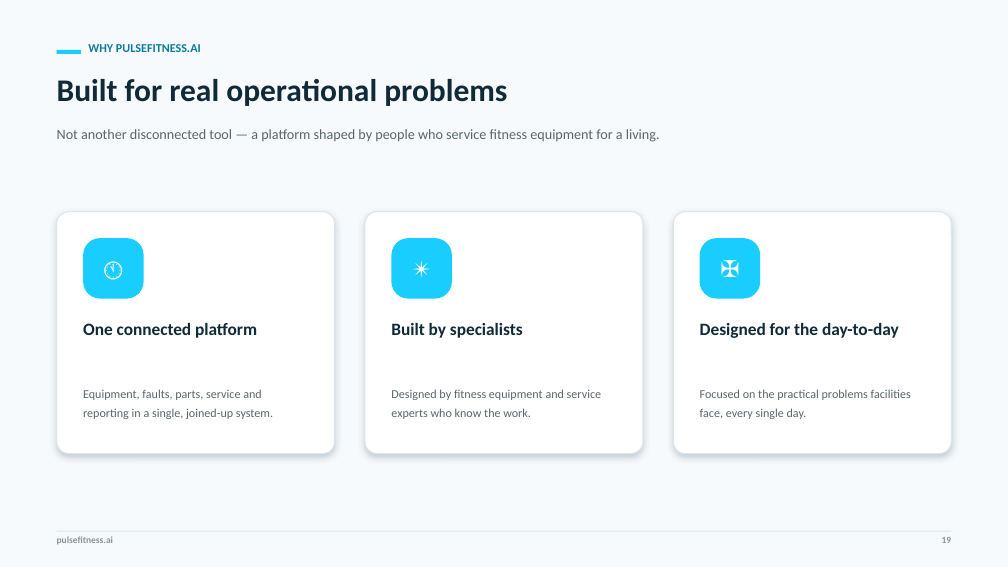
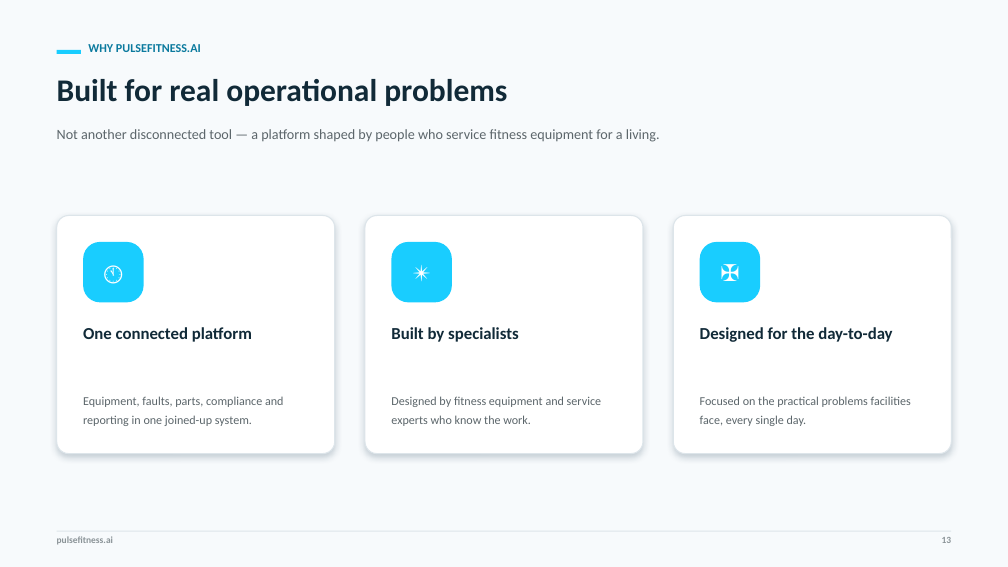
Before and after one commit to PulsefitnessIT/PulseFitnessAI, a slide deck: slide 14 of decks/Pulsefitness_Commercial_Presentation.pptx (slide 20 before the commit). Drawn at 1008x567 pixels with LibreOffice and Linux fonts; fonts in the diff are those of the drawing. Boxes give left, top, right and bottom in pixels: in the first picture for what was removed or moved away, otherwise in the second. Text is boxed around its words. In the diff, an @@ line names an element or a change of style, - is before the commit and + after.

```diff
--- a/decks/Pulsefitness_Commercial_Presentation.pptx
+++ b/decks/Pulsefitness_Commercial_Presentation.pptx
@@ rounded rectangle: place and size @@
-rounded rectangle at <box>57,212,335,454</box>
+rounded rectangle at <box>57,216,335,454</box>
@@ rounded rectangle: place and size @@
-rounded rectangle at <box>365,212,644,454</box>
+rounded rectangle at <box>365,216,644,454</box>
@@ rounded rectangle: place and size @@
-rounded rectangle at <box>674,212,952,454</box>
+rounded rectangle at <box>674,216,952,454</box>
@@ 5 texts, 3 rounded rectangles: place and size @@
-5 texts, 3 rounded rectangles at <box>83,238,911,419</box>
+5 texts, 3 rounded rectangles at <box>83,242,911,426</box>
@@ size 16.5 to 16 pt in 3 elements at <box>83,327,252,342</box>, <box>391,327,519,342</box>, <box>700,327,892,342</box> @@
@@ text at <box>83,396,283,426</box>: text changed @@
-Equipment, faults, parts, service and reporting in a single, joined-up system.
+Equipment, faults, parts, compliance and reporting in one joined-up system.
```
Also in this commit, not shown: 12 other slides changed, 3 slides added, 9 slides removed, 26 other files.
